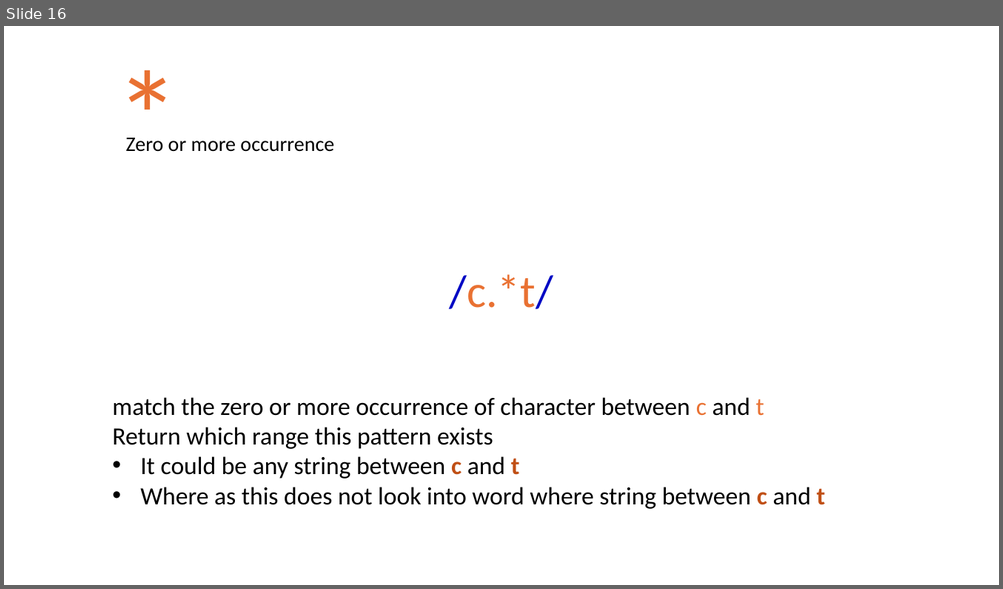
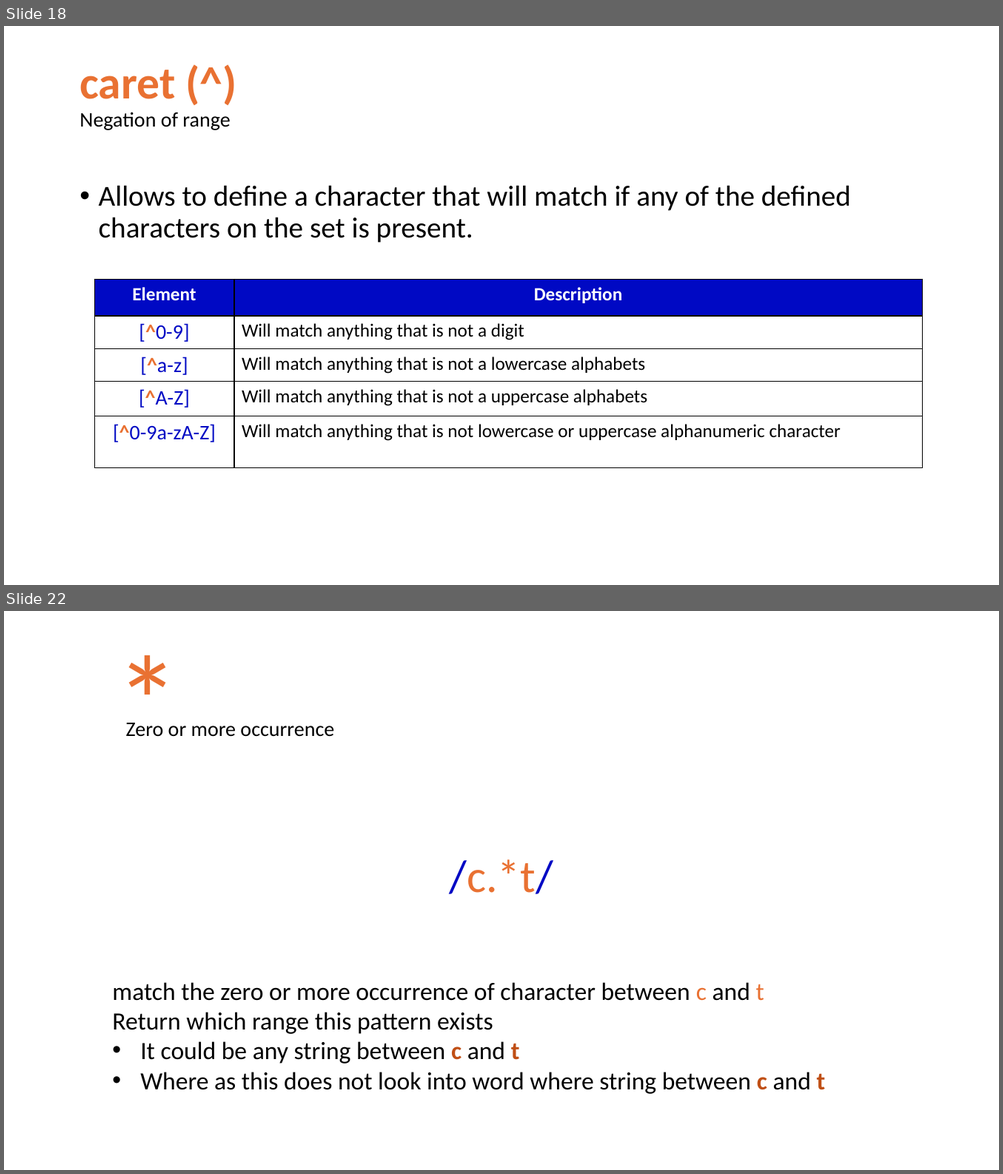
Before and after one commit to marslearnings/Python_Regular_Expressions, a slide deck: PPT/regular_expression.pptx. Shown one above the other, each under a label of ours: slide 16 before the commit, slides 18 and 22 after it; the slides between them are not shown. The pictures are 1003x589 and 1003x1174 pixels, drawn with LibreOffice and Linux fonts; fonts in the diff are those of the drawing. Boxes give left, top, right and bottom in pixels: in the first picture for what was removed or moved away, otherwise in the second. Text is boxed around its words. In the diff, an @@ line names an element or a change of style, - is before the commit and + after.

```diff
--- a/PPT/regular_expression.pptx
+++ b/PPT/regular_expression.pptx
@@ slide 18 added at (4, 26, 999, 585), background #FFFFFF @@
@@ title added at (79, 70, 230, 130), 20 pt, text #000000 @@
+caret (^)
+Negation of range
@@ text added at (99, 185, 851, 243), 28 pt, text #000000 @@
+• Allows to define a character that will match if any of the defined characters on the set is present.
@@ table added at (94, 279, 922, 467), 5 rows, 2 columns @@
+Element | Description
+[^0-9] | Will match anything that is not a digit
+[^a-z] | Will match anything that is not a lowercase alphabets
+[^A-Z] | Will match anything that is not a uppercase alphabets
+[^0-9a-zA-Z] | Will match anything that is not lowercase or uppercase alphanumeric character
@@ what was slide 16 is now slide 22 @@
```
Also in this commit, not shown: 3 slides changed, 6 other slides added, 1 slide removed, 2 other files.
